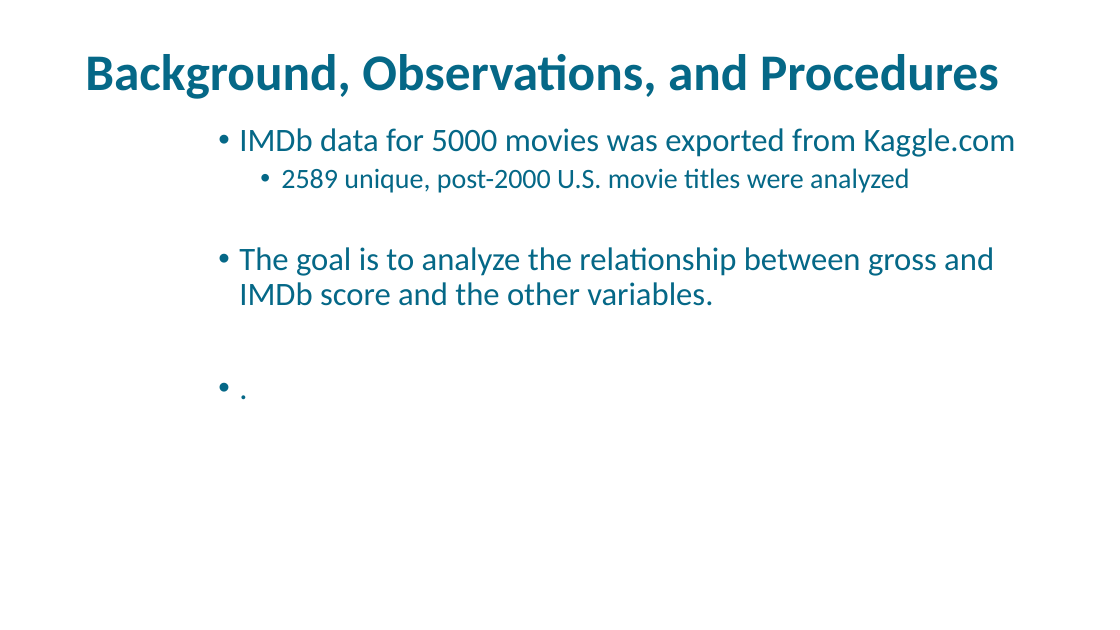
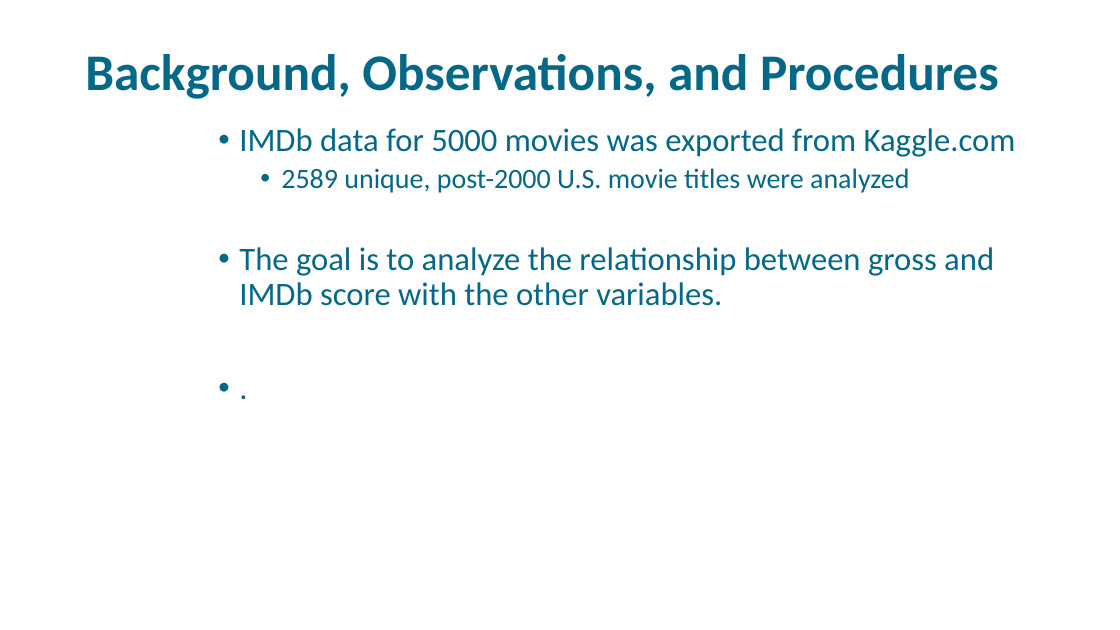
Before and after one commit to libbyYOU/IMDb-5000-movie-project, a slide deck: slide 3 of DSO-530 Final Project.pptx. Drawn at 1120x630 pixels with LibreOffice and Linux fonts; fonts in the diff are those of the drawing; background and template pictures are left out. Boxes give left, top, right and bottom in pixels: in the first picture for what was removed or moved away, otherwise in the second. Text is boxed around its words. In the diff, an @@ line names an element or a change of style, - is before the commit and + after.

```diff
--- a/DSO-530 Final Project.pptx
+++ b/DSO-530 Final Project.pptx
@@ text at [239, 247, 994, 306]: text changed @@
-• The goal is to analyze the relationship between gross and IMDb score and the other variables.
+• The goal is to analyze the relationship between gross and IMDb score with the other variables.
```
Also in this commit, not shown: 8 other slides changed, 3 slides added, 3 slides removed.
